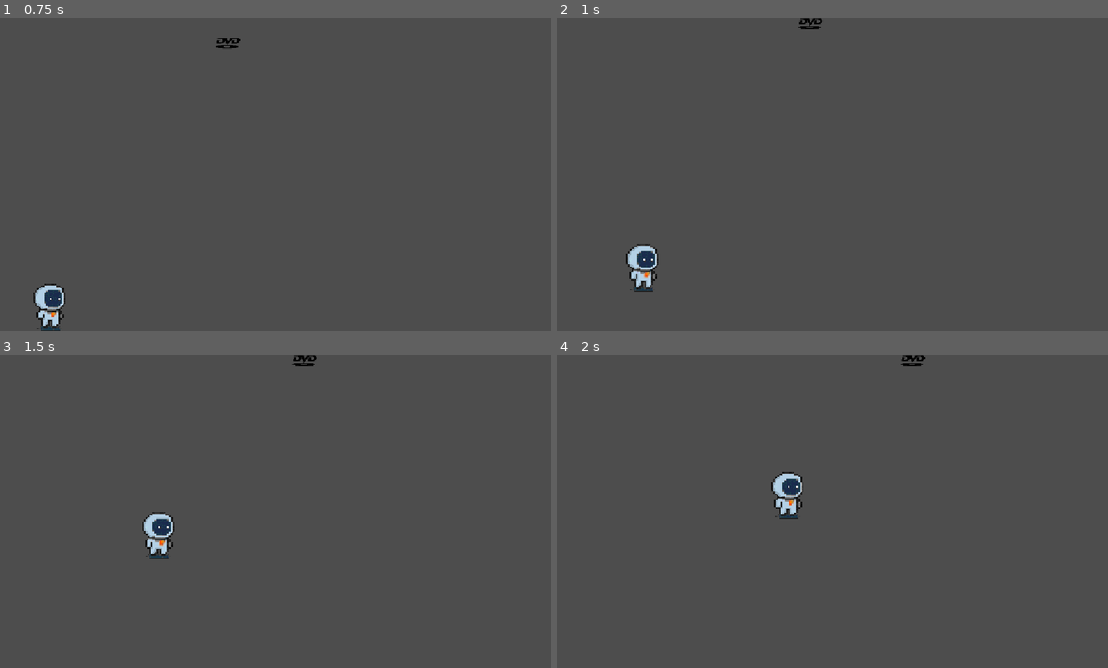
Above: before the commit, frames 1-4 (two rows, left to right).
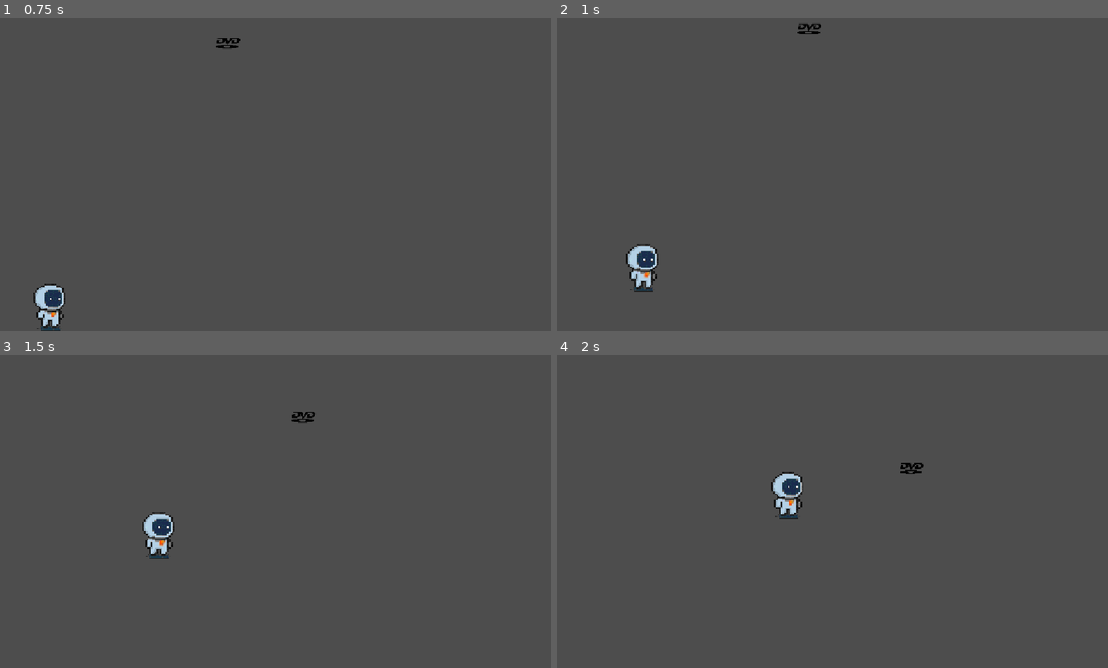
Above: after the commit, the same moments.

Repository: penthelix/haven-game
Game: Godot game, scene res://node_2d.tscn
The game is run twice, just before and just after one commit, with the same random seed, the same clock (stepped at 60 frames per second) and the same inputs. The project has no main scene, so this scene is started directly.
Inputs:
- Up to frame 1 (0.75 s): hold Right (right) from 0.53 s (still down)
- Up to frame 2 (1 s): keep holding Right (right); tap Up (up) at 0.77 s
- Up to frame 3 (1.5 s): keep holding Right (right)
- Up to frame 4 (2 s): keep holding Right (right); tap Up (up) at 1.52 s

Frame 1 is identical in both runs. In frame 2, 0.1% of the frame differs, in the area x 43-49%, y 0-6%; in frame 3, 0.2%, in the area x 52-58%, y 0-22%; in frame 4, 0.2%.

Commit message:
fix: make the dvd logo bounce back instead of freezing

Diff:
--- a/character_body_2d.gd
+++ b/character_body_2d.gd
@@ -4,13 +4,11 @@
 const SPEED = 300.0
 const JUMP_VELOCITY = -400.0
 
+func _ready() -> void:
+	velocity = Vector2(1, -1).normalized() * SPEED
 
 
 func _physics_process(delta: float) -> void:
-	# Add the gravity. Don't need this.
-	if not is_on_floor():
-		velocity += get_gravity() * delta
-
-	velocity = Vector2(1, -1).normalized() * SPEED
-
-	move_and_slide()
+	var data = move_and_collide(velocity*delta)
+	if data:
+		velocity = velocity.bounce(data.get_normal())
--- a/node_2d.tscn
+++ b/node_2d.tscn
@@ -1,11 +1,12 @@
 [gd_scene format=3 uid="uid://qyx8twbolsra"]
 
 [ext_resource type="PackedScene" uid="uid://bw45mpa1o6tnu" path="res://character_body_2d.tscn" id="1_wtcfe"]
-[ext_resource type="Script" path="res://collision_shape_2d.gd" id="2_0e48y"]
 [ext_resource type="PackedScene" uid="uid://upo7nix2ibgj" path="res://player.tscn" id="3_epypp"]
 
 [sub_resource type="RectangleShape2D" id="RectangleShape2D_ncyx7"]
 size = Vector2(1152, 20)
+
+[sub_resource type="GDScript" id="GDScript_0e48y"]
 
 [sub_resource type="RectangleShape2D" id="RectangleShape2D_w3tx4"]
 size = Vector2(20, 648)
@@ -19,9 +20,10 @@
 visible = false
 
 [node name="CollisionShape2D" type="CollisionShape2D" parent="Top" unique_id=955815503]
+visible = false
 position = Vector2(576, -10)
 shape = SubResource("RectangleShape2D_ncyx7")
-script = ExtResource("2_0e48y")
+script = SubResource("GDScript_0e48y")
 
 [node name="Bottom" type="CharacterBody2D" parent="." unique_id=1102481722]
 visible = false
